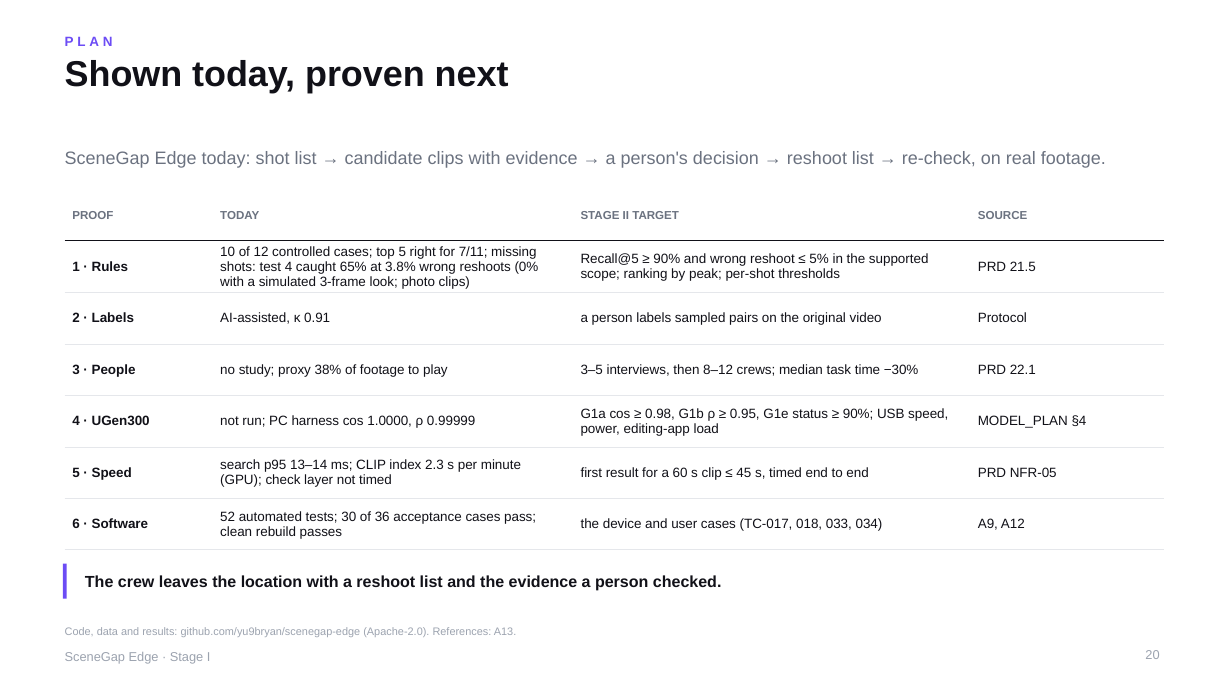
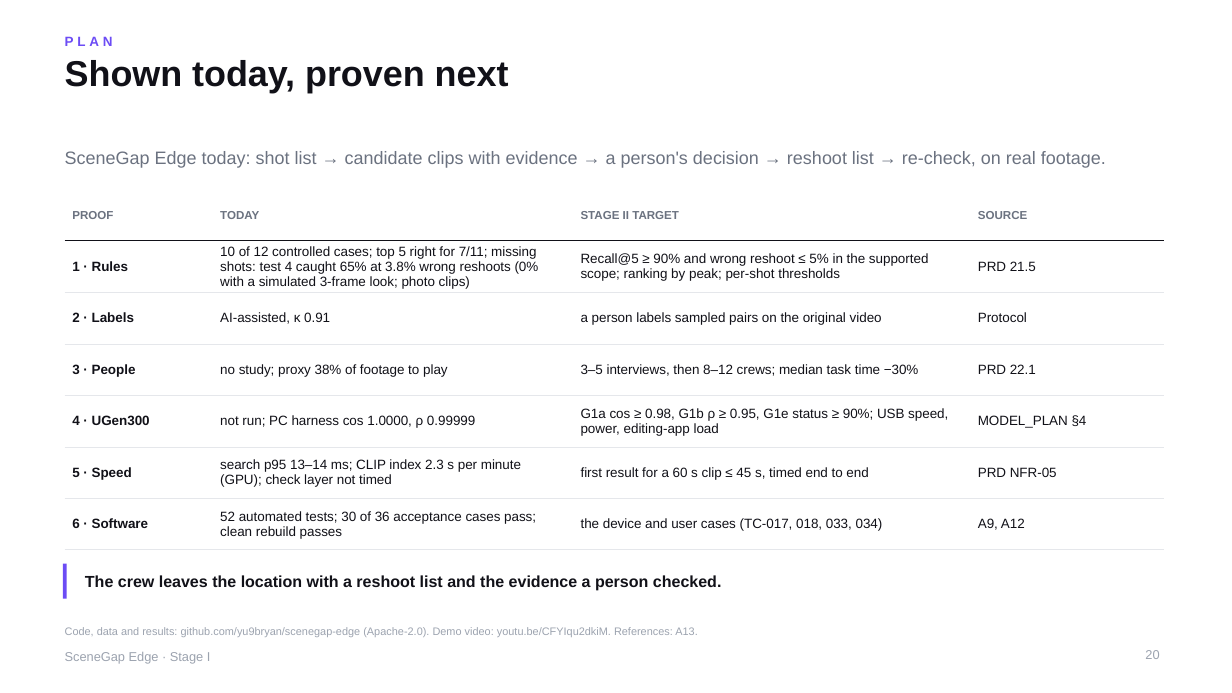
Before and after one commit to yu9bryan/scenegap-edge, a slide deck: slide 20 of docs/deck/SceneGapEdge_StageI_Proposal.pptx. Drawn at 1232x693 pixels with LibreOffice and Linux fonts; fonts in the diff are those of the drawing. Boxes give left, top, right and bottom in pixels: in the first picture for what was removed or moved away, otherwise in the second. Text is boxed around its words. In the diff, an @@ line names an element or a change of style, - is before the commit and + after.

```diff
--- a/docs/deck/SceneGapEdge_StageI_Proposal.pptx
+++ b/docs/deck/SceneGapEdge_StageI_Proposal.pptx
@@ text at [65,627,697,637]: text changed @@
-Code, data and results: github.com/yu9bryan/scenegap-edge (Apache-2.0). References: A13.
+Code, data and results: github.com/yu9bryan/scenegap-edge (Apache-2.0). Demo video: youtu.be/CFYIqu2dkiM. References: A13.
```
Also in this commit, not shown: 2 other slides changed, 6 other files.
